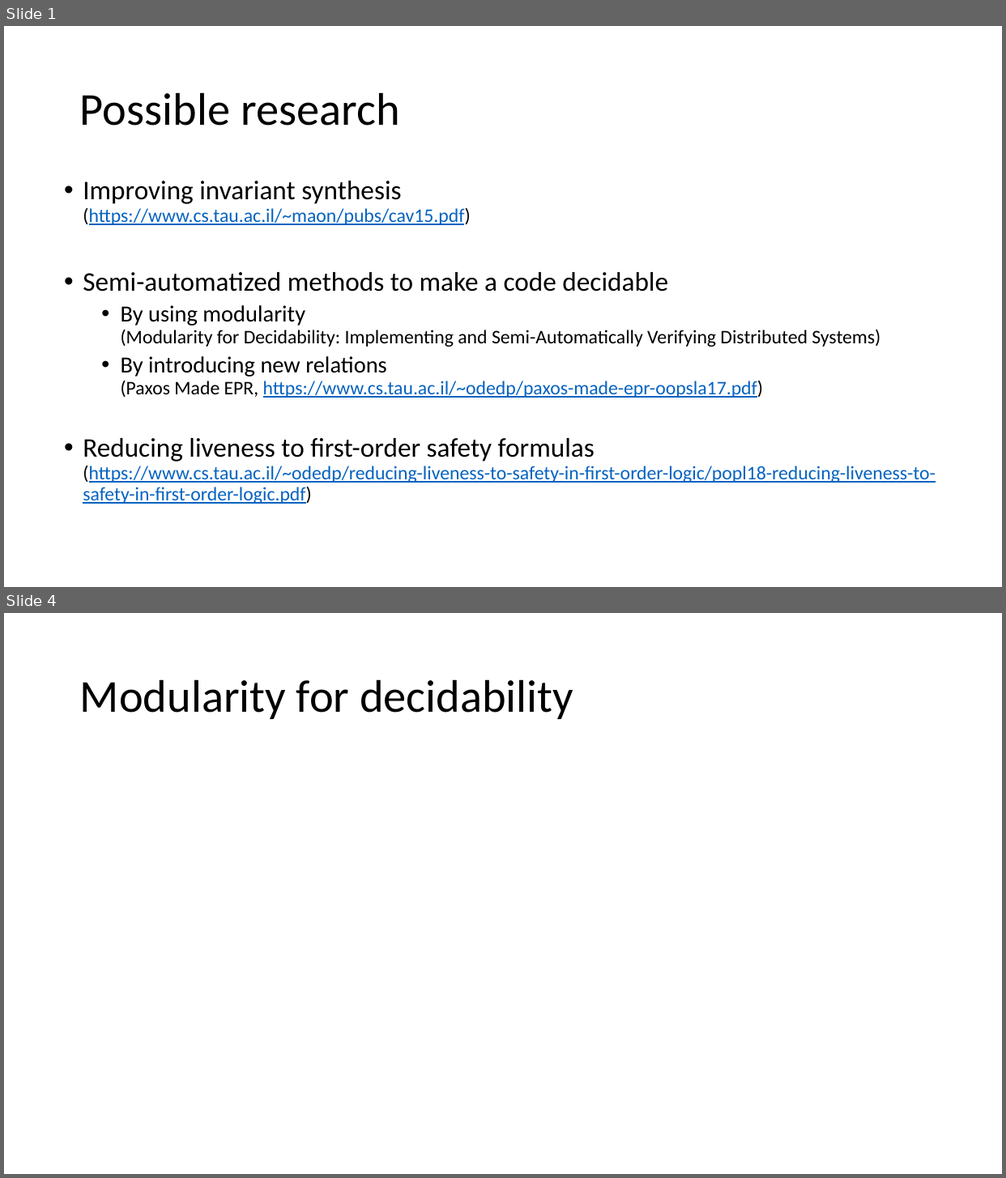
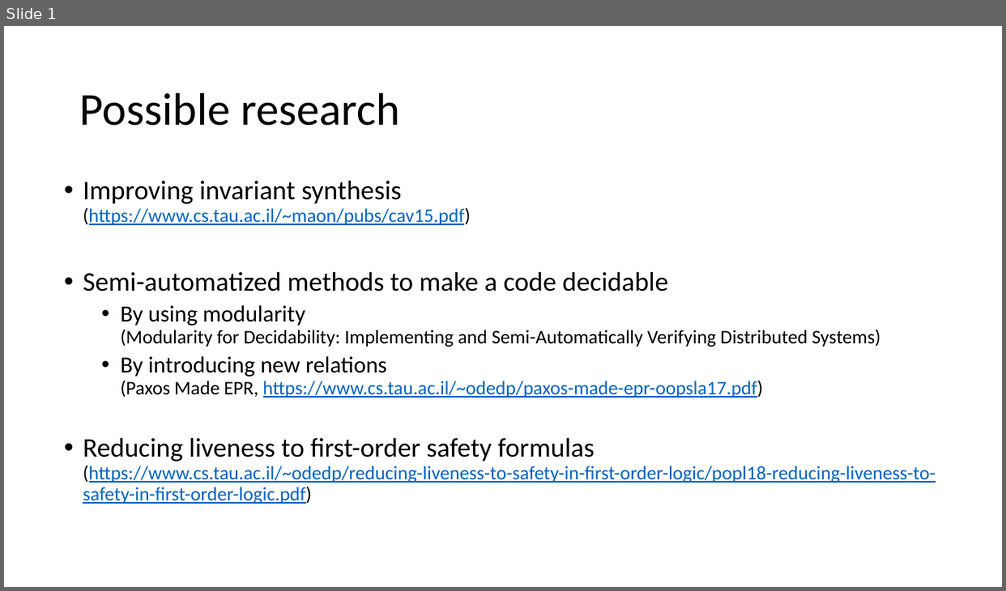
Before and after one commit to tjhance/ivy-research, a slide deck: research.pptx. Shown one above the other, each under a label of ours: slides 1 and 4 before the commit, slide 1 after it; the slides between them are not shown. The pictures are 1006x1178 and 1006x591 pixels, drawn with LibreOffice and Linux fonts; fonts in the diff are those of the drawing. Boxes give left, top, right and bottom in pixels: in the first picture for what was removed or moved away, otherwise in the second. Text is boxed around its words. In the diff, an @@ line names an element or a change of style, - is before the commit and + after.

```diff
--- a/research.pptx
+++ b/research.pptx
@@ slide 4 removed at (4, 613, 1002, 1174), background #FFFFFF @@
@@ title removed at (80, 679, 573, 719) @@
-Modularity for decidability
```
Also in this commit, not shown: 2 slides changed, 1 slide added.
